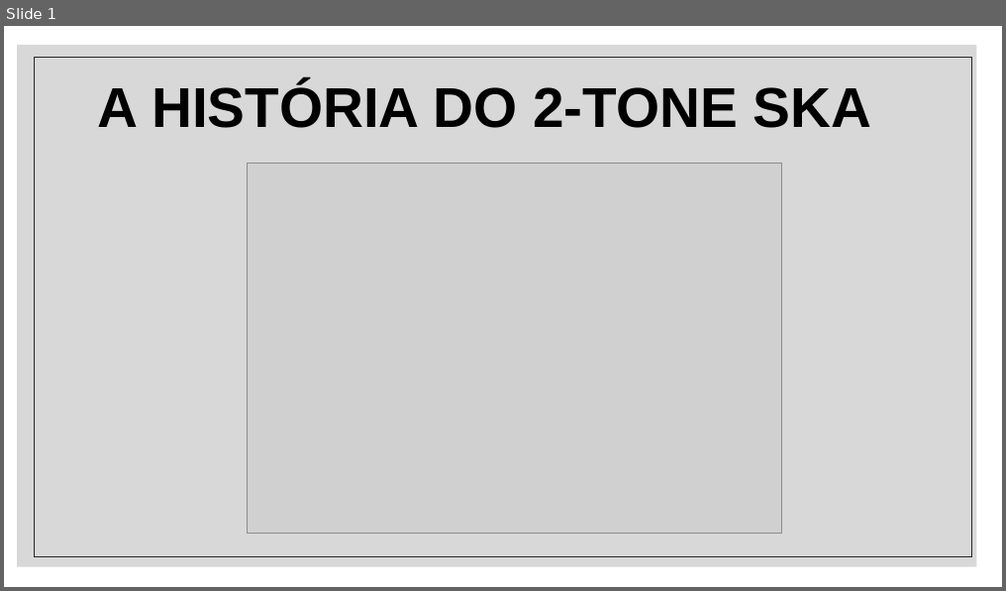
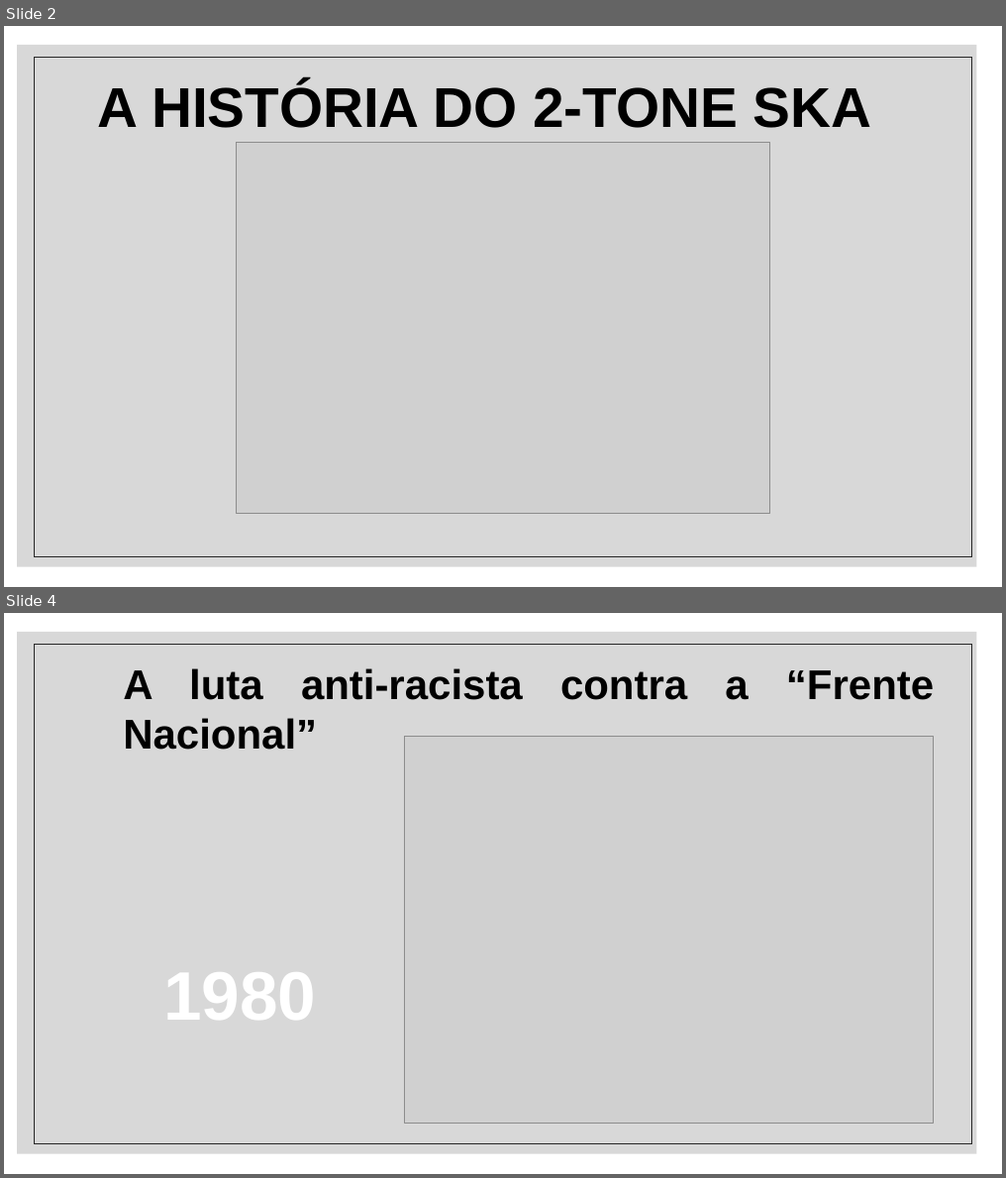
Before and after one commit to william-kokubun/projeto_individual, a slide deck: P.I/A HISTÓRIA DO 2-TONE SKA.pptx. Shown one above the other, each under a label of ours: slide 1 before the commit, slides 2 and 4 after it; the slides between them are not shown. The pictures are 1006x591 and 1006x1178 pixels, drawn with LibreOffice and Linux fonts; fonts in the diff are those of the drawing; grey boxes stand for pictures; background and template pictures are left out. Boxes give left, top, right and bottom in pixels: in the first picture for what was removed or moved away, otherwise in the second. Text is boxed around its words. In the diff, an @@ line names an element or a change of style, - is before the commit and + after.

```diff
--- a/P.I/A HISTÓRIA DO 2-TONE SKA.pptx
+++ b/P.I/A HISTÓRIA DO 2-TONE SKA.pptx
@@ slide 4 added at box(4, 613, 1002, 1174), background picture (left out); not listed: 2 template elements that a slide beside it also shows @@
@@ text added at box(123, 668, 934, 750), 40 pt, text #000000, bold @@
+A luta anti-racista contra a “Frente Nacional”
@@ picture added at box(404, 737, 933, 1124) @@
@@ text added at box(163, 959, 316, 1035), 66 pt, text #FFFFFF, bold @@
+1980
@@ what was slide 1 is now slide 2 @@
@@ slide 2 changed as well @@
@@ picture: place and size @@
-picture at box(248, 163, 782, 534)
+picture at box(236, 143, 770, 513)
```
Also in this commit, not shown: 1 other slide changed, 7 other slides added, 3 slides removed.
